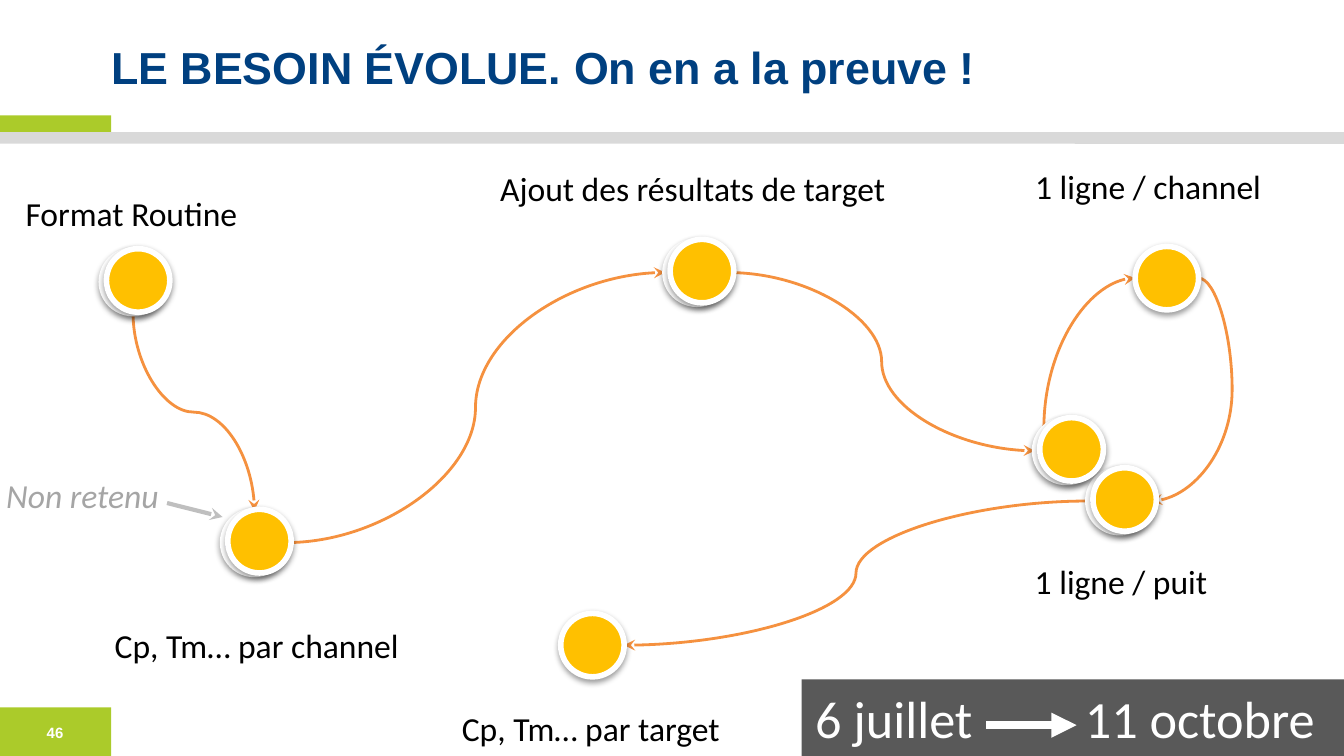
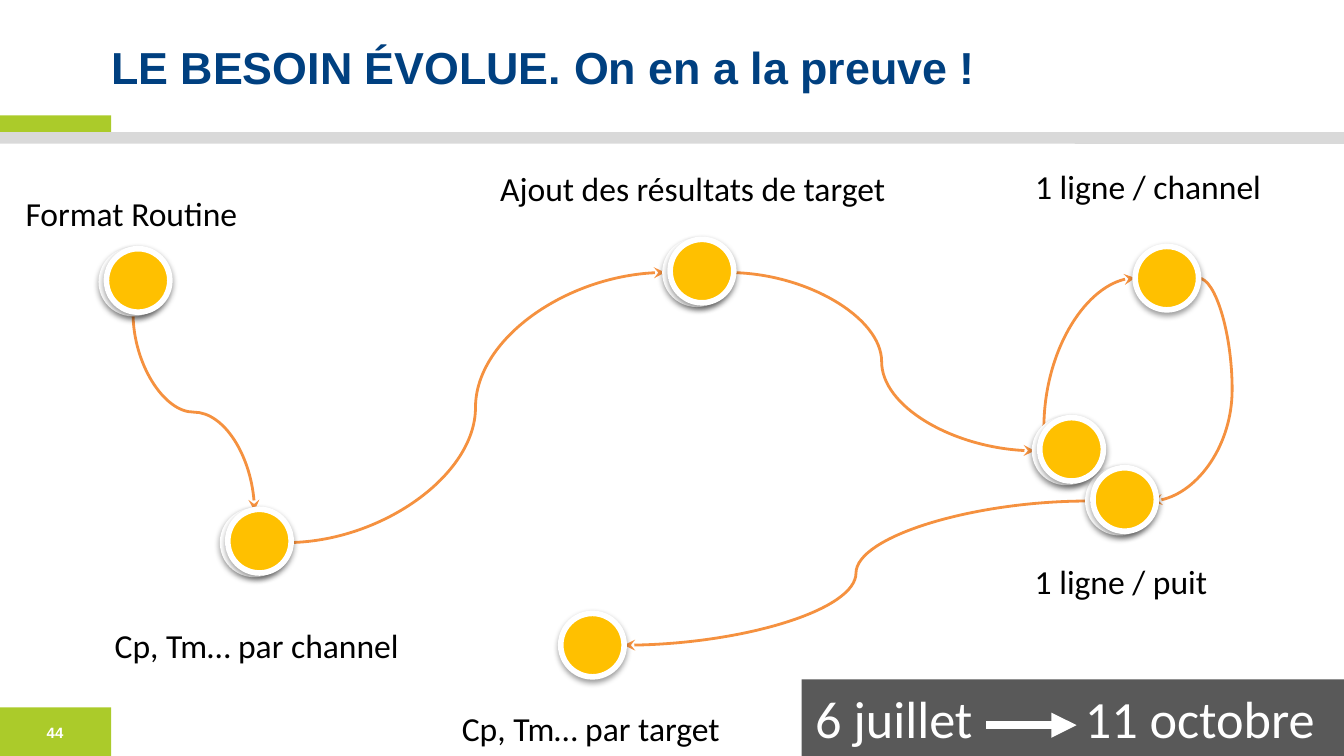
Before and after one commit to acailly/acailly.github.io, a slide deck: slide 44 of confs/developper-avec-utilisateur/developper-avec-utilisateur-matinale.ppsx (slide 46 before the commit). Drawn at 1344x756 pixels with LibreOffice and Linux fonts; fonts in the diff are those of the drawing; background and template pictures are left out. Boxes give left, top, right and bottom in pixels: in the first picture for what was removed or moved away, otherwise in the second. Text is boxed around its words. In the diff, an @@ line names an element or a change of style, - is before the commit and + after.

```diff
--- a/confs/developper-avec-utilisateur/developper-avec-utilisateur-matinale.ppsx
+++ b/confs/developper-avec-utilisateur/developper-avec-utilisateur-matinale.ppsx
@@ text removed at [6, 486, 159, 508] @@
-Non retenu
@@ arrow removed from (167, 503) to (223, 517) @@
@@ page number at [47, 727, 64, 738]: text changed @@
-46
+44
```
Also in this commit, not shown: 1 other slide changed, 5 slides removed.
